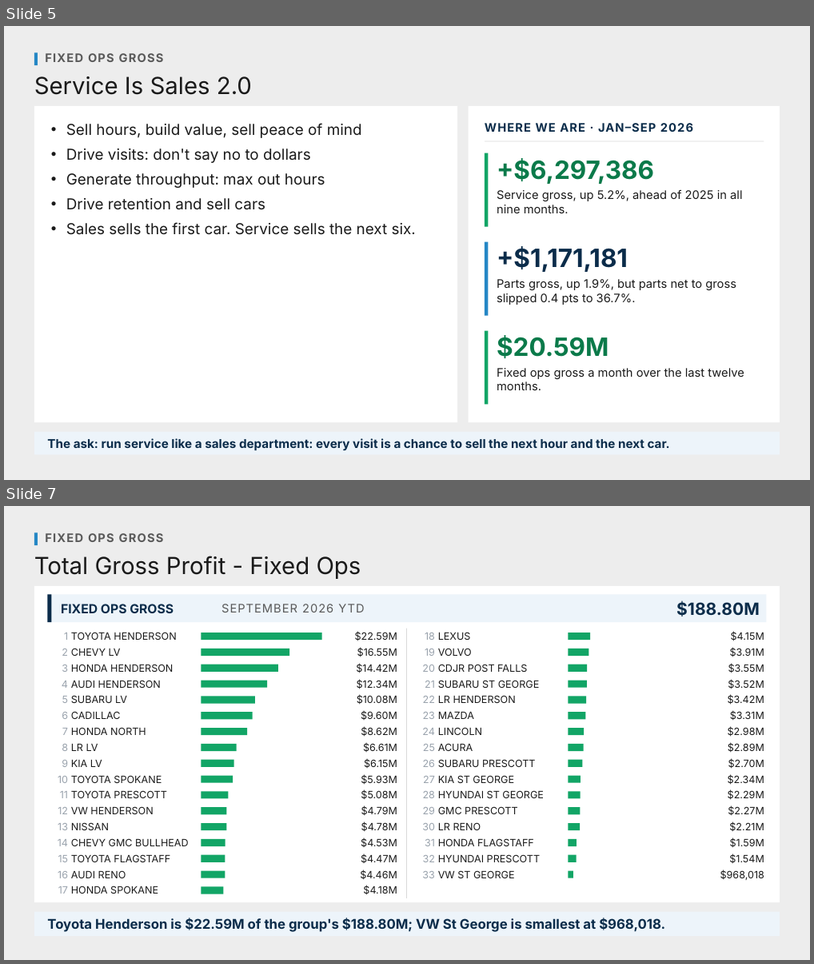
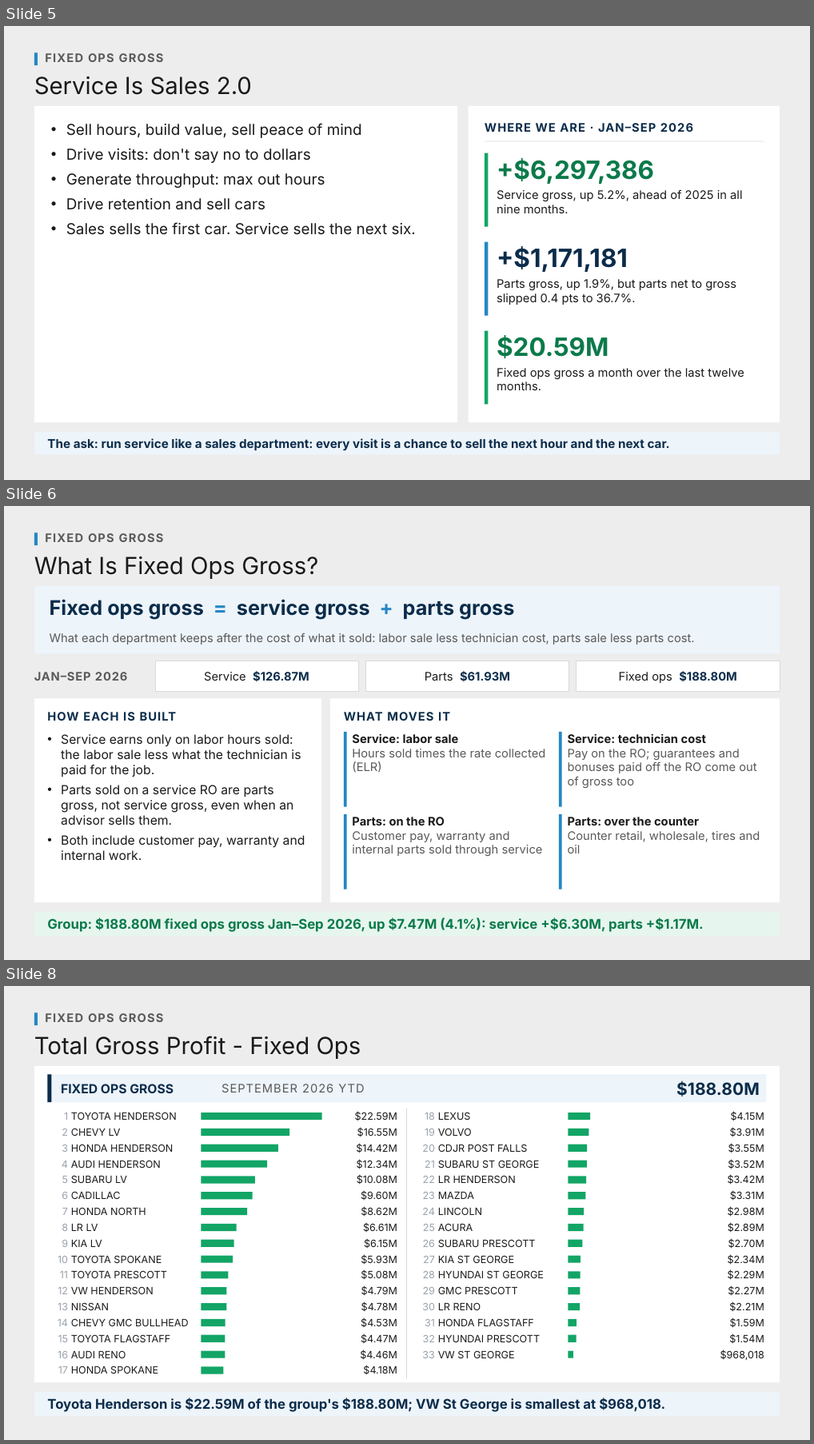
Before and after one commit to Ndresner/Noah, a slide deck: day2-deck/decks/Fixed Ops - Day 2 Example Test Deck.pptx. Shown one above the other, each under a label of ours: slides 5 and 7 before the commit, slides 5, 6 and 8 after it; the slides between them are not shown. The pictures are 814x964 and 814x1444 pixels, drawn with LibreOffice and Linux fonts; fonts in the diff are those of the drawing. Boxes give left, top, right and bottom in pixels: in the first picture for what was removed or moved away, otherwise in the second. Text is boxed around its words. In the diff, an @@ line names an element or a change of style, - is before the commit and + after.

```diff
--- a/day2-deck/decks/Fixed Ops - Day 2 Example Test Deck.pptx
+++ b/day2-deck/decks/Fixed Ops - Day 2 Example Test Deck.pptx
@@ slide 6 added at (4, 506, 810, 960), background #EDEDED @@
@@ rectangle added at (34, 532, 38, 545), fill #2587C5 @@
@@ text added at (45, 533, 164, 542), 14 pt, text #595959, bold @@
+FIXED OPS GROSS
@@ text added at (34, 556, 318, 579), 28 pt, text #1A1A1A @@
+What Is Fixed Ops Gross?
@@ rectangle added at (34, 586, 780, 654), fill #EDF4FA @@
@@ text added at (50, 599, 514, 619), 24 pt, text #0B2C4A, bold @@
+Fixed ops gross = service gross + parts gross
@@ text added at (50, 633, 695, 644), 14 pt, text #595959 @@
+What each department keeps after the cost of what it sold: labor sale less technician cost, parts sale less parts cost.
@@ text added at (34, 672, 128, 680), 14 pt, text #595959, bold @@
+JAN–SEP 2026
@@ rectangle added at (155, 661, 358, 691), fill #FFFFFF, outline #D9D9D9 0.75 pt @@
@@ text added at (204, 671, 310, 682), 14 pt, text #0B2C4A, bold @@
+Service $126.87M
@@ rectangle added at (366, 661, 569, 691), fill #FFFFFF, outline #D9D9D9 0.75 pt @@
@@ text added at (425, 671, 510, 682), 14 pt, text #0B2C4A, bold @@
+Parts $61.93M
@@ rectangle added at (577, 661, 780, 691), fill #FFFFFF, outline #D9D9D9 0.75 pt @@
@@ text added at (619, 671, 738, 683), 14 pt, text #1A1A1A @@
+Fixed ops $188.80M
@@ rectangle added at (34, 698, 322, 902), fill #FFFFFF @@
@@ text added at (47, 712, 177, 720), 14 pt, text #0B2C4A, bold @@
+HOW EACH IS BUILT
@@ rectangle added at (330, 698, 780, 902), fill #FFFFFF @@
@@ text added at (344, 712, 450, 720), 14 pt, text #0B2C4A, bold @@
+WHAT MOVES IT
@@ text added at (61, 734, 306, 860), 15 pt, text #1A1A1A @@
+• Service earns only on labor hours sold: the labor sale less what the technician is paid for the job.
+• Parts sold on a service RO are parts gross, not service gross, even when an advisor sells them.
+• Both include customer pay, warranty and internal work.
@@ rectangle added at (344, 732, 347, 807), fill #2587C5 @@
@@ text added at (352, 734, 546, 772), 14 pt, text #595959 @@
+Service: labor sale
+Hours sold times the rate collected (ELR)
@@ rectangle added at (559, 732, 562, 807), fill #2587C5 @@
@@ text added at (568, 734, 757, 788), 14 pt, text #595959 @@
+Service: technician cost
+Pay on the RO; guarantees and bonuses paid off the RO come out of gross too
@@ rectangle added at (344, 814, 347, 889), fill #2587C5 @@
@@ text added at (352, 816, 543, 856), 14 pt, text #595959 @@
+Parts: on the RO
+Customer pay, warranty and internal parts sold through service
@@ rectangle added at (559, 814, 562, 889), fill #2587C5 @@
@@ text added at (568, 816, 760, 853), 14 pt, text #595959 @@
+Parts: over the counter
+Counter retail, wholesale, tires and oil
@@ rectangle added at (34, 912, 780, 936), fill #E6F6EE @@
@@ text added at (47, 917, 704, 932), 16 pt, text #0B7A4A, bold @@
+Group: $188.80M fixed ops gross Jan–Sep 2026, up $7.47M (4.1%): service +$6.30M, parts +$1.17M.
@@ what was slide 7 is now slide 8 @@
```
Also in this commit, not shown: 3 other files.
